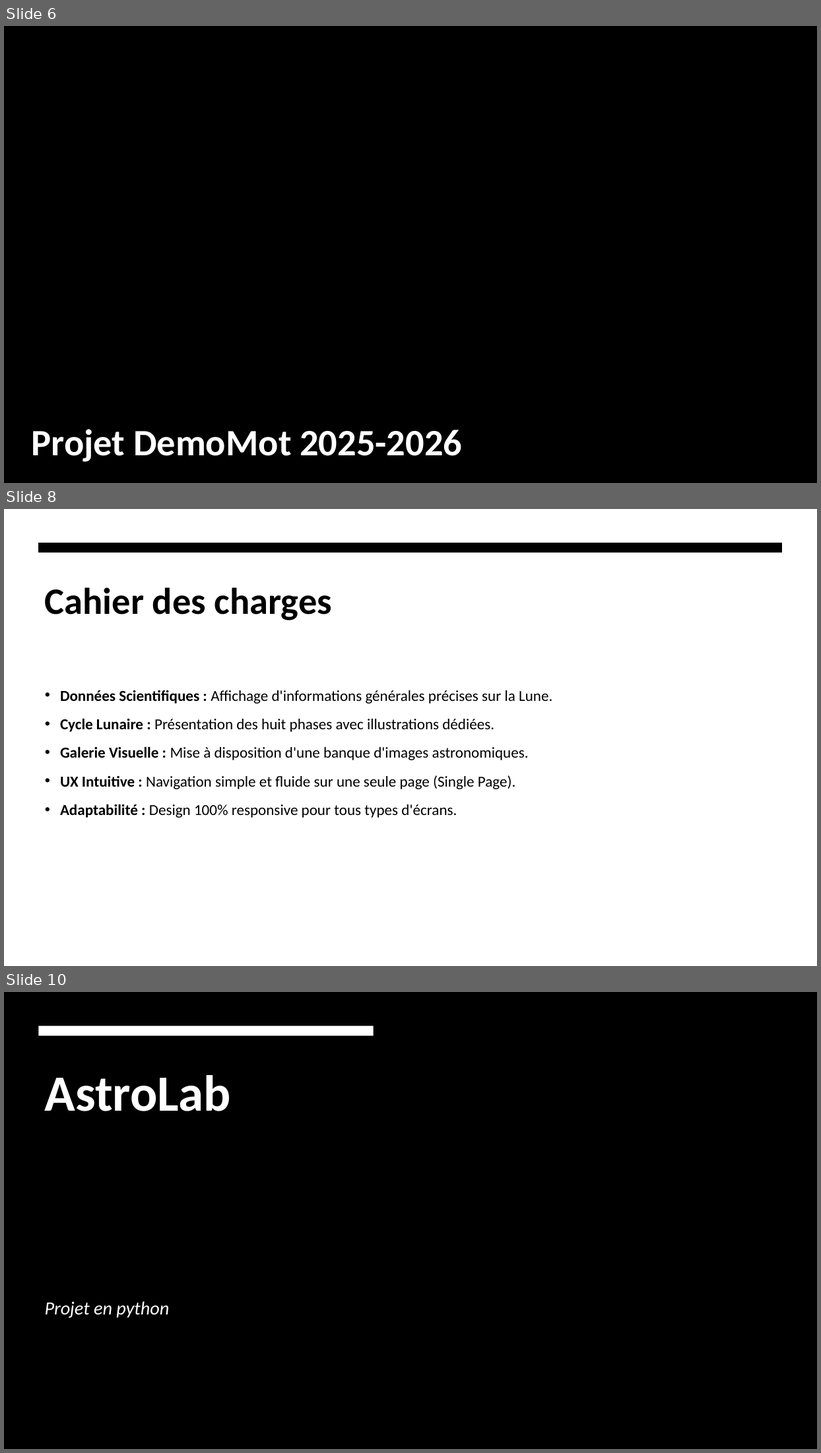
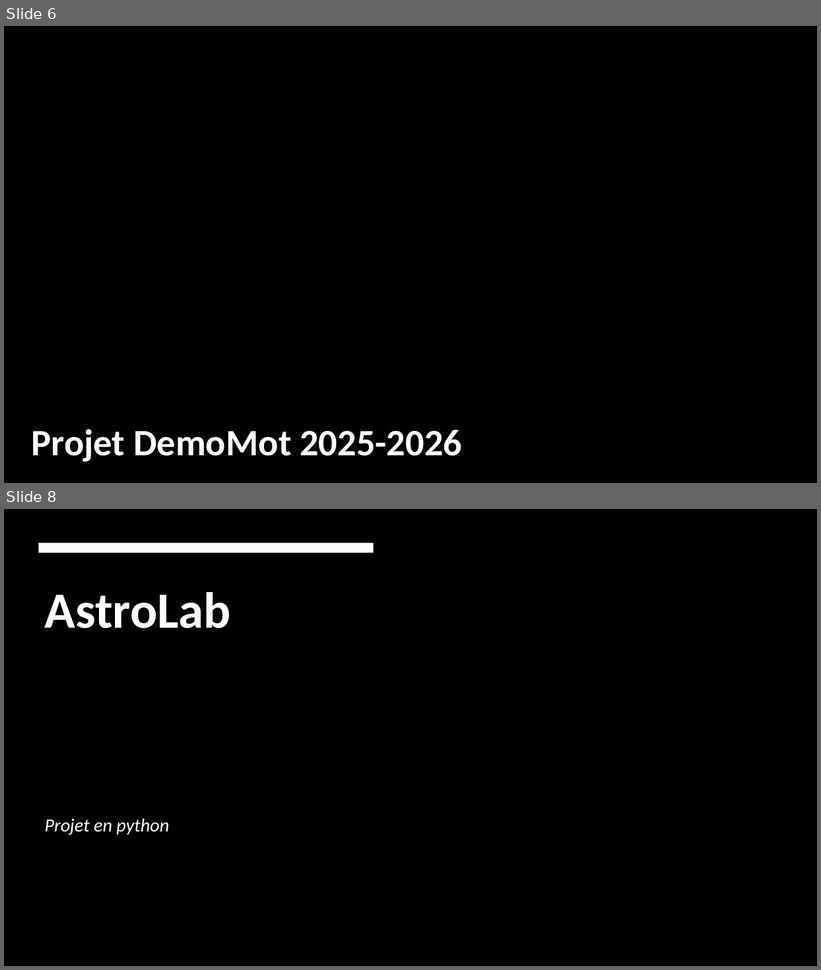
Before and after one commit to Agashae/MoonWebsite, a slide deck: annexe/Presentation.pptx. Shown one above the other, each under a label of ours: slides 6, 8 and 10 before the commit, slides 6 and 8 after it; the slides between them are not shown. The pictures are 821x1453 and 821x970 pixels, drawn with LibreOffice and Linux fonts; fonts in the diff are those of the drawing; background and template pictures are left out. Boxes give left, top, right and bottom in pixels: in the first picture for what was removed or moved away, otherwise in the second. Text is boxed around its words. In the diff, an @@ line names an element or a change of style, - is before the commit and + after.

```diff
--- a/annexe/Presentation.pptx
+++ b/annexe/Presentation.pptx
@@ slide 8 removed at [4,509,817,966], background #FFFFFF @@
@@ freeform shape removed at [39,543,783,553] @@
@@ title removed at [45,588,332,621] @@
-Cahier des charges
@@ text removed at [60,690,552,818] @@
-• Données Scientifiques : Affichage d'informations générales précises sur la Lune.
-• Cycle Lunaire : Présentation des huit phases avec illustrations dédiées.
-• Galerie Visuelle : Mise à disposition d'une banque d'images astronomiques.
-• UX Intuitive : Navigation simple et fluide sur une seule page (Single Page).
-• Adaptabilité : Design 100% responsive pour tous types d'écrans.
@@ what was slide 10 is now slide 8 @@
```
Also in this commit, not shown: 6 slides changed, 1 slide added, 1 other slide removed, 4 other files.
